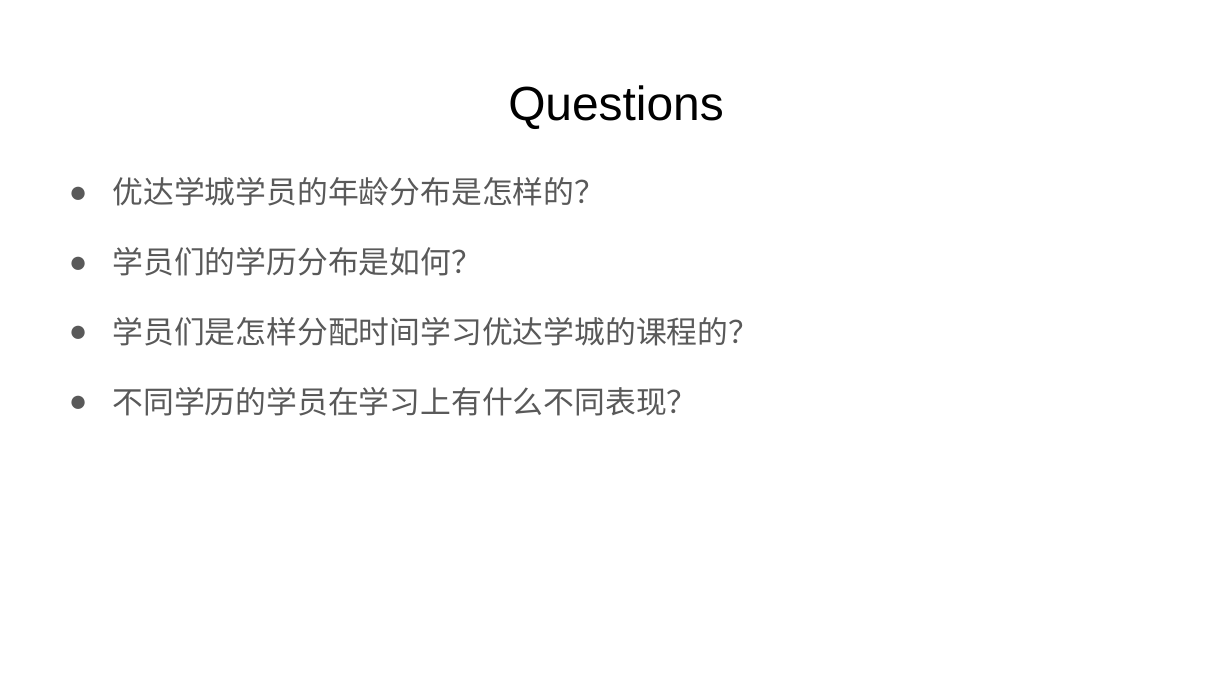
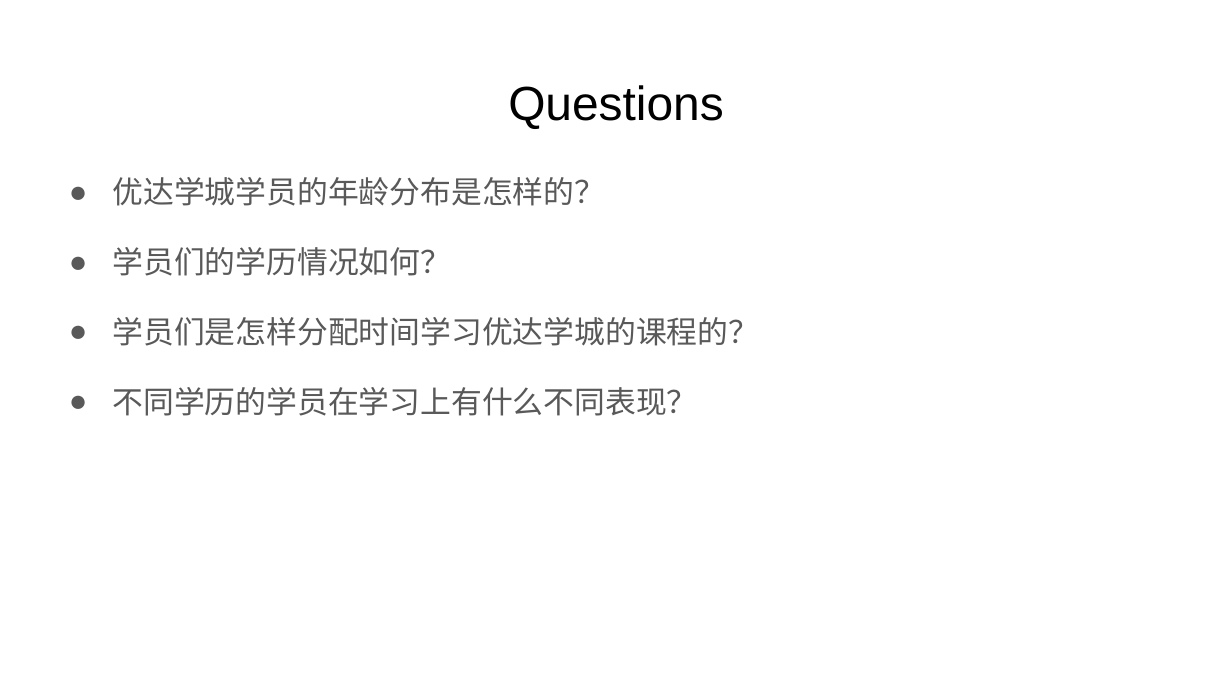
Before and after one commit to yjwang1314/udacity, a slide deck: slide 1 of DA_Business/project/p1_survey/项目一：调查问卷数据/survey-project-submission-template.pptx. Drawn at 1232x693 pixels with LibreOffice and Linux fonts; fonts in the diff are those of the drawing. Boxes give left, top, right and bottom in pixels: in the first picture for what was removed or moved away, otherwise in the second. Text is boxed around its words. In the diff, an @@ line names an element or a change of style, - is before the commit and + after.

Commit message:
p1 slide_2

```diff
--- a/DA_Business/project/p1_survey/项目一：调查问卷数据/survey-project-submission-template.pptx
+++ b/DA_Business/project/p1_survey/项目一：调查问卷数据/survey-project-submission-template.pptx
@@ text at [113, 247, 452, 276]: text changed @@
-● 学员们的学历分布是如何？
+● 学员们的学历情况如何？
```
Also in this commit, not shown: 1 slide added, 1 other file.
